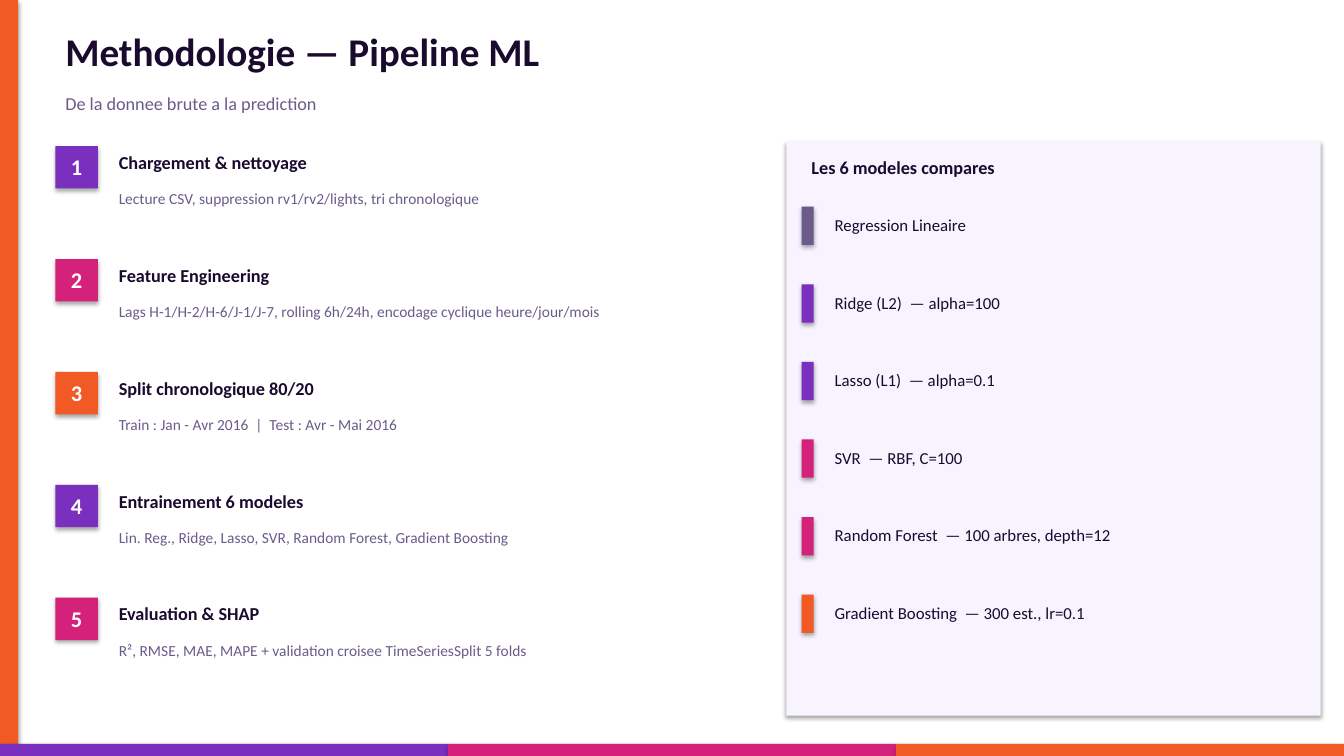
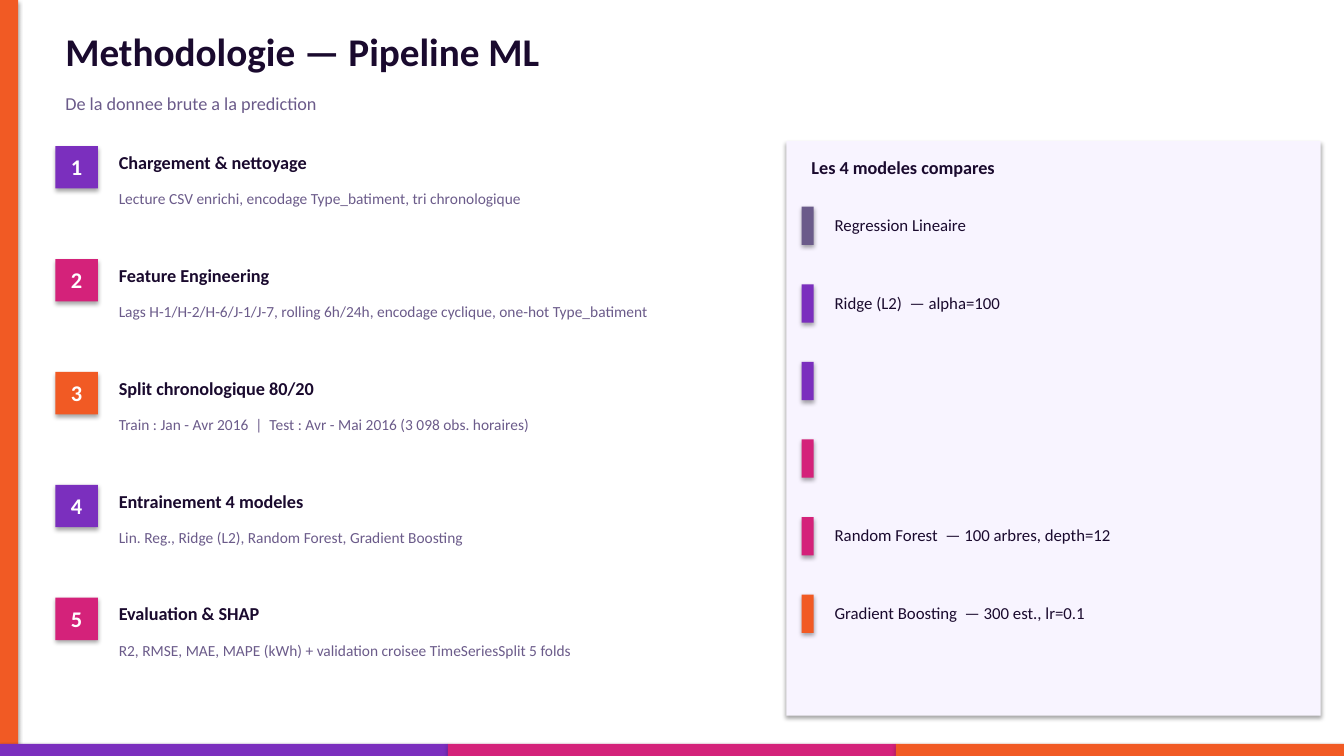
Before and after one commit to awa-creator/dashboard-energie-groupe6, a slide deck: slide 4 of Presentation_Groupe6_Prediction_Energetique.pptx. Drawn at 1344x756 pixels with LibreOffice and Linux fonts; fonts in the diff are those of the drawing. Boxes give left, top, right and bottom in pixels: in the first picture for what was removed or moved away, otherwise in the second. Text is boxed around its words. In the diff, an @@ line names an element or a change of style, - is before the commit and + after.

```diff
--- a/Presentation_Groupe6_Prediction_Energetique.pptx
+++ b/Presentation_Groupe6_Prediction_Energetique.pptx
@@ text at (x1=811, y1=161, x2=994, y2=177): text changed @@
-Les 6 modeles compares
+Les 4 modeles compares
@@ text at (x1=119, y1=193, x2=520, y2=207): text changed @@
-Lecture CSV, suppression rv1/rv2/lights, tri chronologique
+Lecture CSV enrichi, encodage Type_batiment, tri chronologique
@@ text at (x1=119, y1=306, x2=647, y2=320): text changed @@
-Lags H-1/H-2/H-6/J-1/J-7, rolling 6h/24h, encodage cyclique heure/jour/mois
+Lags H-1/H-2/H-6/J-1/J-7, rolling 6h/24h, encodage cyclique, one-hot Type_batiment
@@ text removed at (x1=835, y1=374, x2=995, y2=389) @@
-Lasso (L1) — alpha=0.1
@@ text at (x1=119, y1=419, x2=529, y2=432): text changed @@
-Train : Jan - Avr 2016 | Test : Avr - Mai 2016
+Train : Jan - Avr 2016 | Test : Avr - Mai 2016 (3 098 obs. horaires)
@@ text removed at (x1=835, y1=453, x2=963, y2=466) @@
-SVR — RBF, C=100
@@ text at (x1=119, y1=495, x2=303, y2=508): text changed @@
-Entrainement 6 modeles
+Entrainement 4 modeles
@@ text at (x1=119, y1=532, x2=462, y2=546): text changed @@
-Lin. Reg., Ridge, Lasso, SVR, Random Forest, Gradient Boosting
+Lin. Reg., Ridge (L2), Random Forest, Gradient Boosting
@@ text at (x1=119, y1=645, x2=571, y2=659): text changed @@
-R², RMSE, MAE, MAPE + validation croisee TimeSeriesSplit 5 folds
+R2, RMSE, MAE, MAPE (kWh) + validation croisee TimeSeriesSplit 5 folds
```
Also in this commit, not shown: 9 other slides changed, 2 other files.
